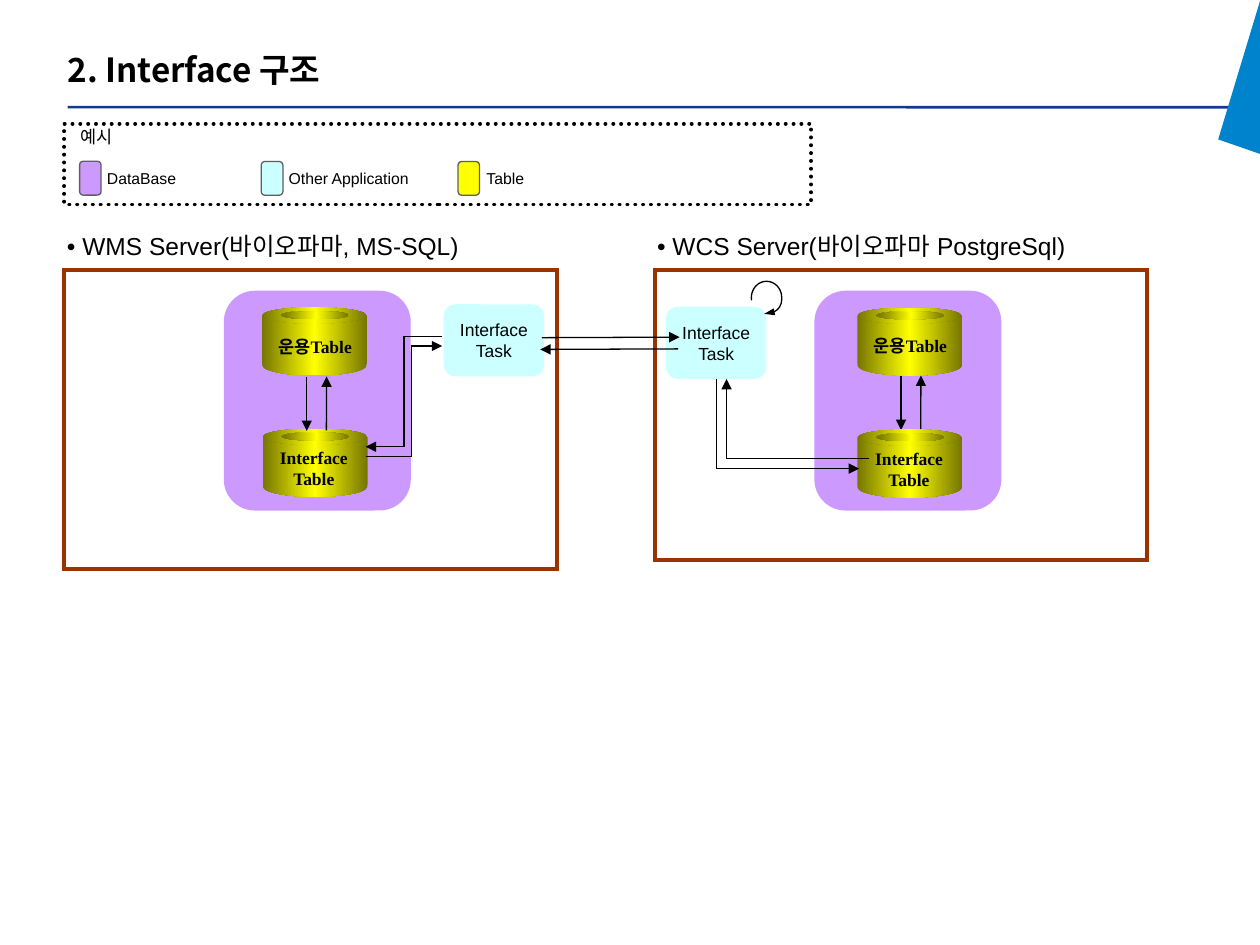
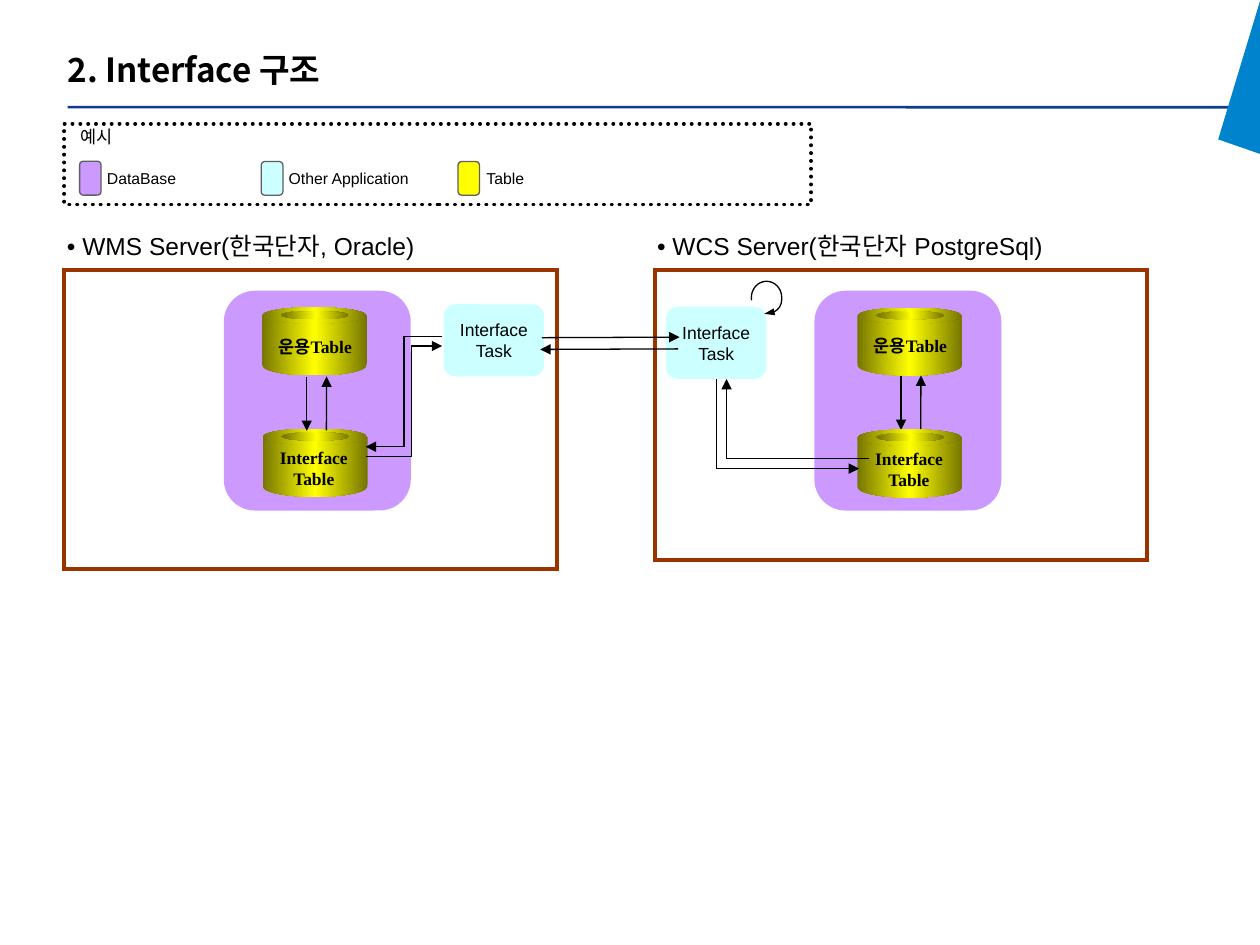
Before and after one commit to yeorijby-coder/KET_TASKs, a slide deck: slide 5 of 일반비_한국단자_WCS인터페이스정의서_20260714.pptx. Drawn at 1260x945 pixels with LibreOffice and Linux fonts; fonts in the diff are those of the drawing. Boxes give left, top, right and bottom in pixels: in the first picture for what was removed or moved away, otherwise in the second. Text is boxed around its words. In the diff, an @@ line names an element or a change of style, - is before the commit and + after.

```diff
--- a/일반비_한국단자_WCS인터페이스정의서_20260714.pptx
+++ b/일반비_한국단자_WCS인터페이스정의서_20260714.pptx
@@ text at bbox=[82, 235, 414, 260]: text changed @@
-• WMS Server(바이오파마, MS-SQL)
+• WMS Server(한국단자, Oracle)
@@ text at bbox=[672, 236, 1042, 260]: text changed @@
-• WCS Server(바이오파마 PostgreSql)
+• WCS Server(한국단자 PostgreSql)
```
Also in this commit, not shown: 4 other slides changed, 9 other files.
